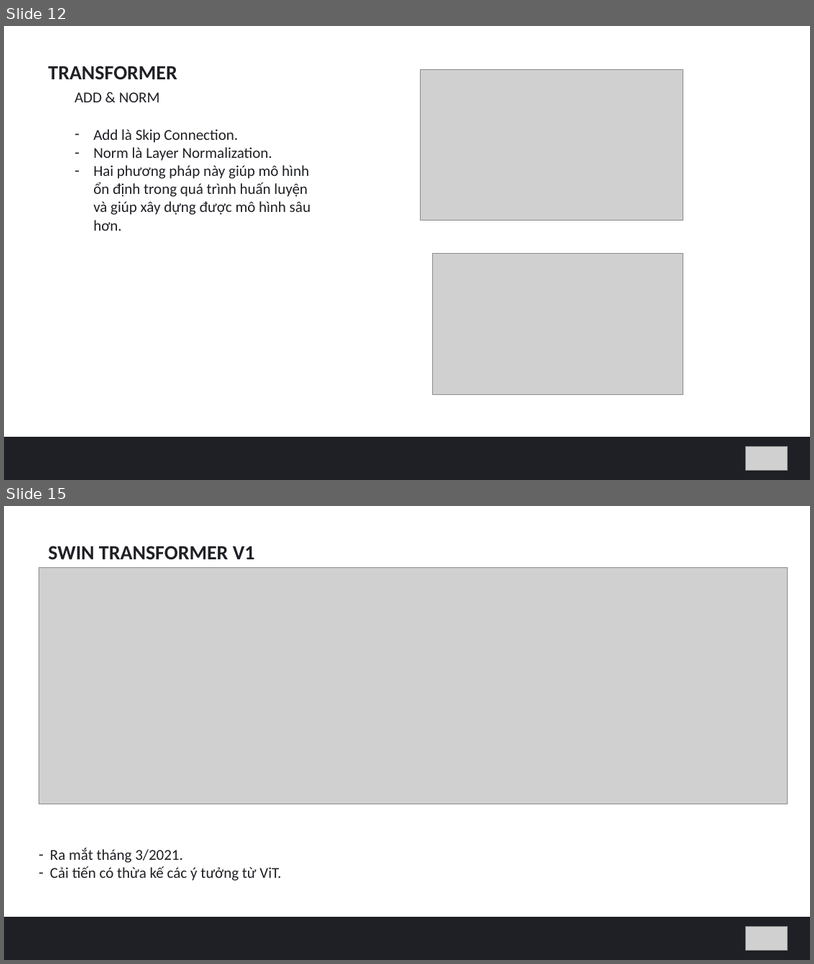
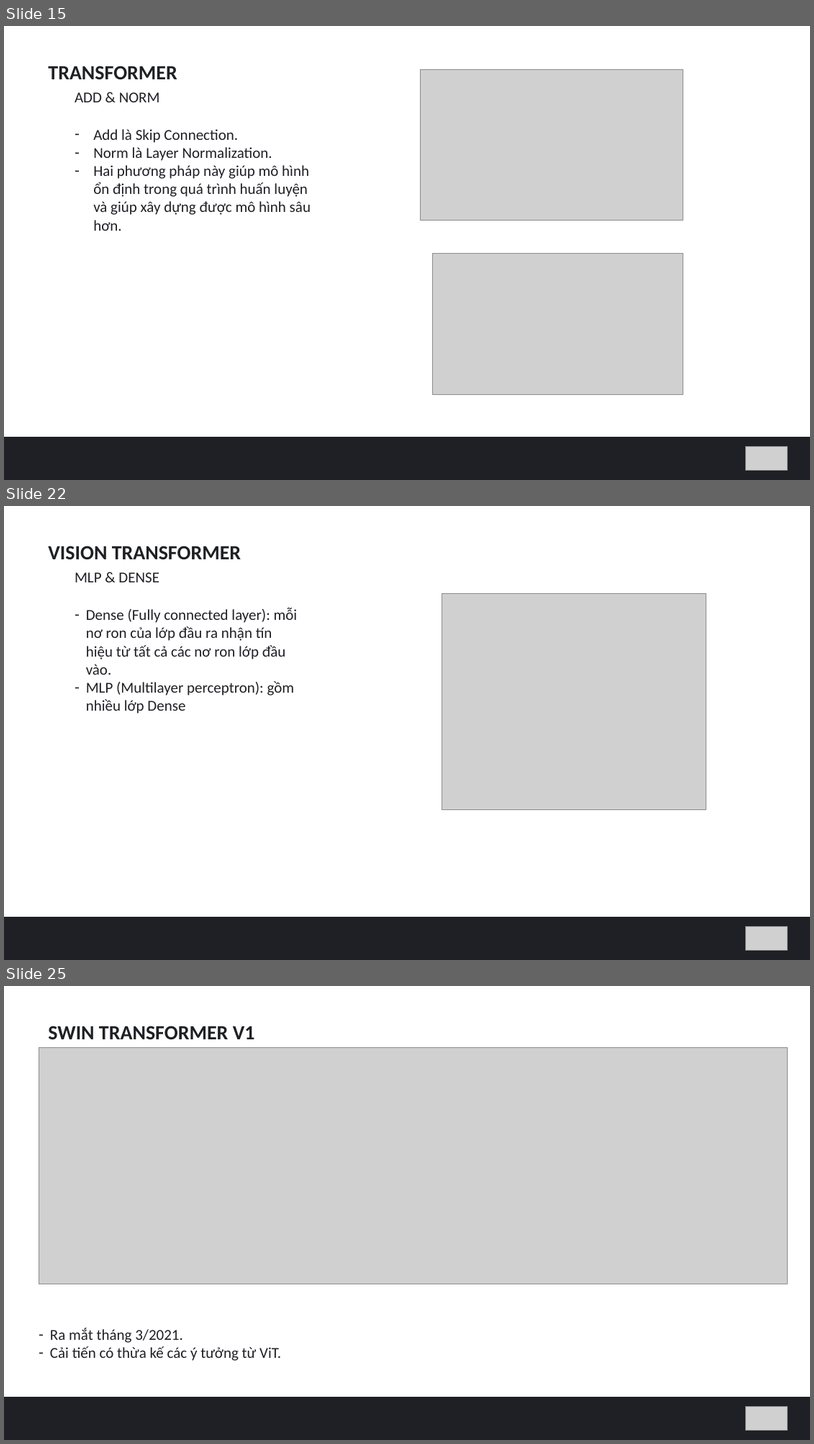
Before and after one commit to hungvm2/MoD_machine_learning, a slide deck: slide1.pptx. Shown one above the other, each under a label of ours: slides 12 and 15 before the commit, slides 15, 22 and 25 after it; the slides between them are not shown. The pictures are 814x964 and 814x1444 pixels, drawn with LibreOffice and Linux fonts; fonts in the diff are those of the drawing; grey boxes stand for pictures. Boxes give left, top, right and bottom in pixels: in the first picture for what was removed or moved away, otherwise in the second. Text is boxed around its words. In the diff, an @@ line names an element or a change of style, - is before the commit and + after.

```diff
--- a/slide1.pptx
+++ b/slide1.pptx
@@ slide 22 added at <box>4,506,810,960</box>, background #FFFFFF @@
@@ text added at <box>48,546,241,559</box>, 24 pt, text #1F2025, bold @@
+VISION TRANSFORMER
@@ text added at <box>75,572,160,582</box>, 18 pt, text #1F2025 @@
+MLP & DENSE
@@ text added at <box>86,608,298,713</box>, 18 pt, text #1F2025 @@
+– Dense (Fully connected layer): mỗi nơ ron của lớp đầu ra nhận tín hiệu từ tất cả các nơ ron lớp đầu vào.
+– MLP (Multilayer perceptron): gồm nhiều lớp Dense
@@ picture added at <box>442,593,706,810</box> @@
@@ rectangle added at <box>4,917,810,960</box>, fill #1F2025 @@
@@ picture added at <box>746,926,788,950</box> @@
@@ what was slide 12 is now slide 15 @@
@@ what was slide 15 is now slide 25 @@
```
Also in this commit, not shown: 3 slides changed, 10 other slides added.
